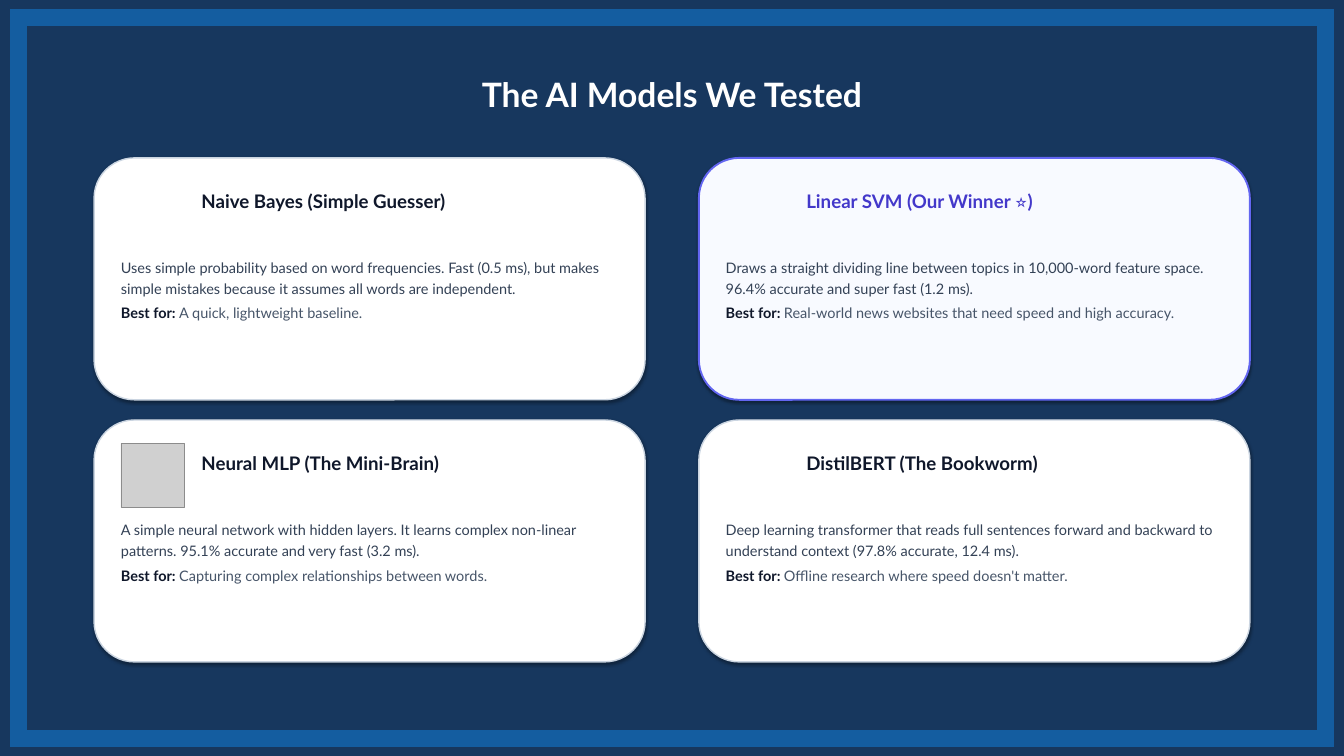
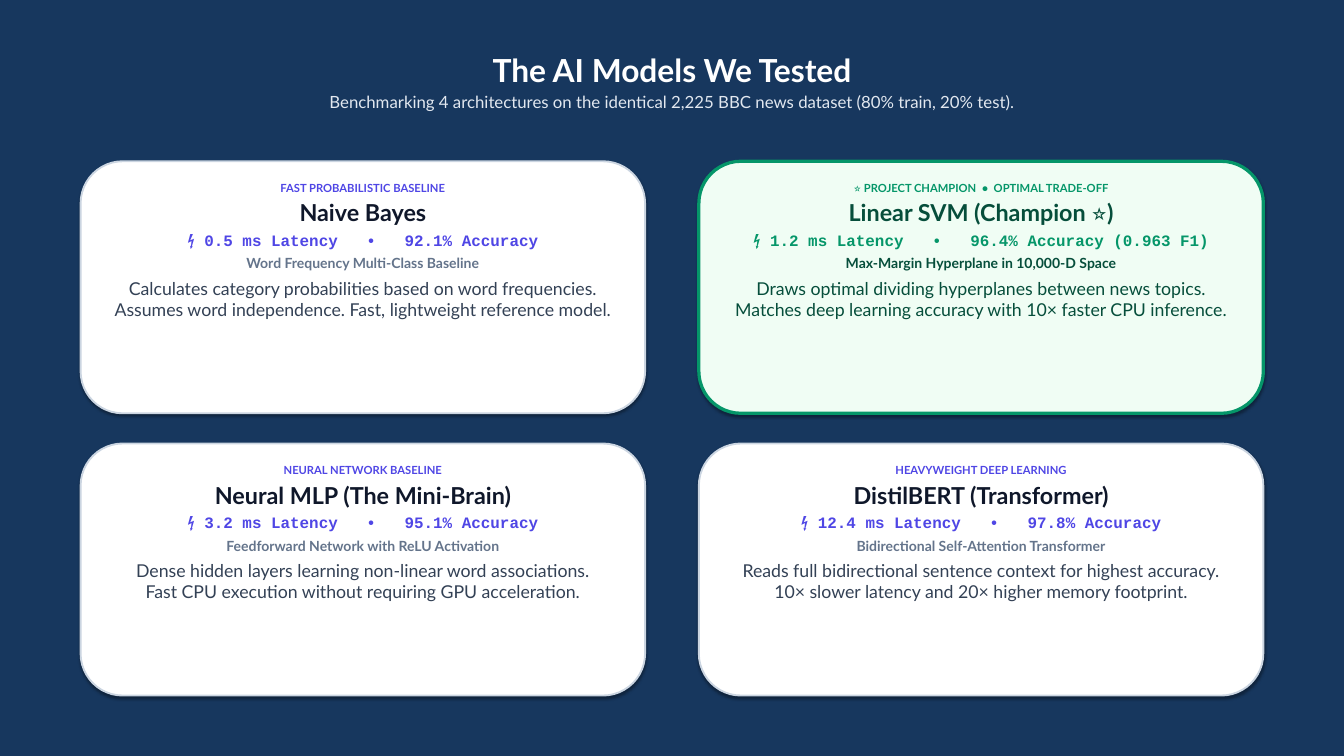
Before and after one commit to Abhijeet0848/NewsLens, a slide deck: slide 8 of docs/NewsScope_Presentation.pptx. Drawn at 1344x756 pixels with LibreOffice and Linux fonts; fonts in the diff are those of the drawing; grey boxes stand for pictures. Boxes give left, top, right and bottom in pixels: in the first picture for what was removed or moved away, otherwise in the second. Text is boxed around its words. In the diff, an @@ line names an element or a change of style, - is before the commit and + after.

```diff
--- a/docs/NewsScope_Presentation.pptx
+++ b/docs/NewsScope_Presentation.pptx
@@ freeform shape removed at [18,17,1326,738] @@
@@ text "The AI Models We Tested": place and size @@
-text "The AI Models We Tested" at [482,82,862,108]
+text "The AI Models We Tested" at [329,58,1014,111]
@@ text at [493,58,852,83]: size 36 to 34 pt in "The AI Models We Tested"; more space between paragraphs @@
@@ text at [329,95,1014,111]: paragraph added @@
+Benchmarking 4 architectures on the identical 2,225 BBC news dataset (80% train, 20% test).
@@ rounded rectangle: place and size @@
-rounded rectangle at [94,158,645,400]
+rounded rectangle at [81,161,645,413]
@@ rounded rectangle: place and size @@
-rounded rectangle at [699,158,1250,400]
+rounded rectangle at [699,161,1263,413]
@@ rounded rectangle at [699,161,1263,413]: fill #F8FAFF to #F0FDF4; outline #6366F1 2 pt to #059669 3.5 pt @@
@@ text added at [115,184,611,320], 19 pt, text #334155 @@
+FAST PROBABILISTIC BASELINE
+Naive Bayes
+⚡ 0.5 ms Latency • 92.1% Accuracy
+Word Frequency Multi-Class Baseline
+Calculates category probabilities based on word frequencies.
+Assumes word independence. Fast, lightweight reference model.
@@ text removed at [201,193,445,211] @@
-Naive Bayes (Simple Guesser)
@@ text added at [735,184,1226,320], 19 pt, text #064E3B, bold @@
+⭐ PROJECT CHAMPION • OPTIMAL TRADE-OFF
+Linear SVM (Champion ⭐)
+⚡ 1.2 ms Latency • 96.4% Accuracy (0.963 F1)
+Max-Margin Hyperplane in 10,000-D Space
+Draws optimal dividing hyperplanes between news topics.
+Matches deep learning accuracy with 10× faster CPU inference.
@@ text removed at [806,193,1010,211] @@
-Linear SVM (Our Winner ⭐)
@@ text removed at [121,262,599,321] @@
-Uses simple probability based on word frequencies. Fast (0.5 ms), but makes simple mistakes because it assumes all words are independent.
-Best for: A quick, lightweight baseline.
@@ text removed at [726,262,1203,321] @@
-Draws a straight dividing line between topics in 10,000-word feature space. 96.4% accurate and super fast (1.2 ms).
-Best for: Real-world news websites that need speed and high accuracy.
@@ rounded rectangle: place and size @@
-rounded rectangle at [94,420,645,662]
+rounded rectangle at [81,444,645,696]
@@ picture removed at [121,444,185,507] @@
@@ outline #CBD5E1 1.5 pt to #CBD5E1 2 pt in 3 elements at [81,161,645,413], [81,444,645,696], [699,444,1263,696] @@
@@ rounded rectangle: place and size @@
-rounded rectangle at [699,420,1250,662]
+rounded rectangle at [699,444,1263,696]
@@ text added at [136,466,589,601], 19 pt, text #334155, bold @@
+NEURAL NETWORK BASELINE
+Neural MLP (The Mini-Brain)
+⚡ 3.2 ms Latency • 95.1% Accuracy
+Feedforward Network with ReLU Activation
+Dense hidden layers learning non-linear word associations.
+Fast CPU execution without requiring GPU acceleration.
@@ text removed at [201,455,439,473] @@
-Neural MLP (The Mini-Brain)
@@ text added at [743,466,1220,601], 19 pt, text #334155, bold @@
+HEAVYWEIGHT DEEP LEARNING
+DistilBERT (Transformer)
+⚡ 12.4 ms Latency • 97.8% Accuracy
+Bidirectional Self-Attention Transformer
+Reads full bidirectional sentence context for highest accuracy.
+10× slower latency and 20× higher memory footprint.
@@ text removed at [806,455,1038,473] @@
-DistilBERT (The Bookworm)
@@ text removed at [121,524,577,584] @@
-A simple neural network with hidden layers. It learns complex non-linear patterns. 95.1% accurate and very fast (3.2 ms).
-Best for: Capturing complex relationships between words.
@@ text removed at [726,524,1212,584] @@
-Deep learning transformer that reads full sentences forward and backward to understand context (97.8% accurate, 12.4 ms).
-Best for: Offline research where speed doesn't matter.
```
Also in this commit, not shown: 4 other slides changed, 3 other files.
